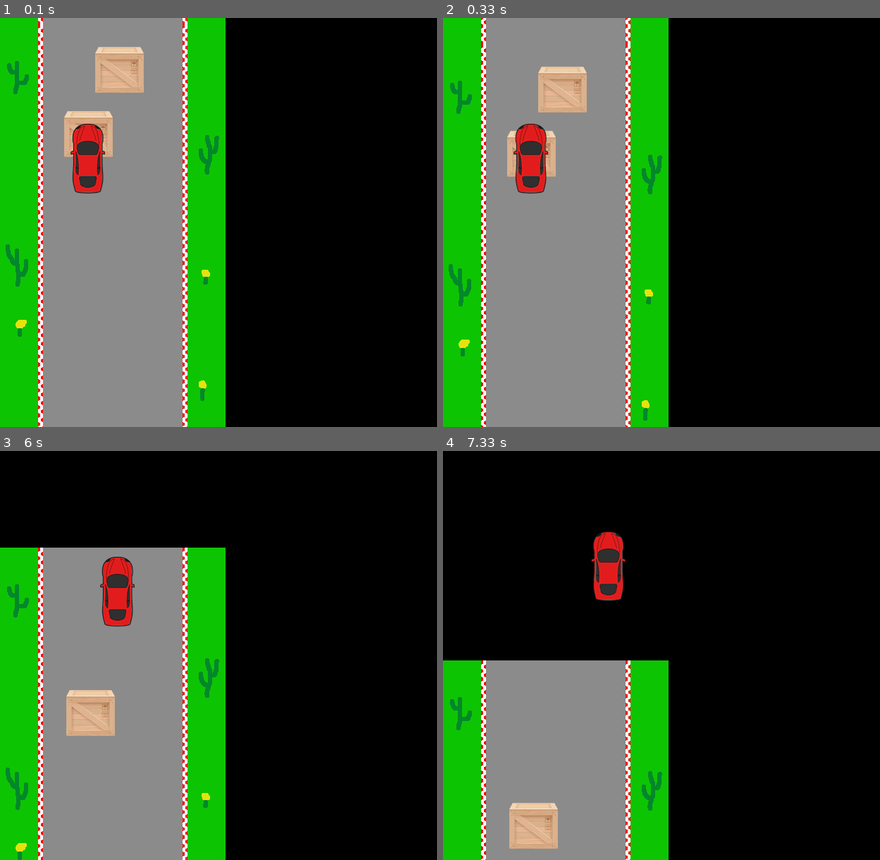
Above: before the commit, frames 1-4 (two rows, left to right).
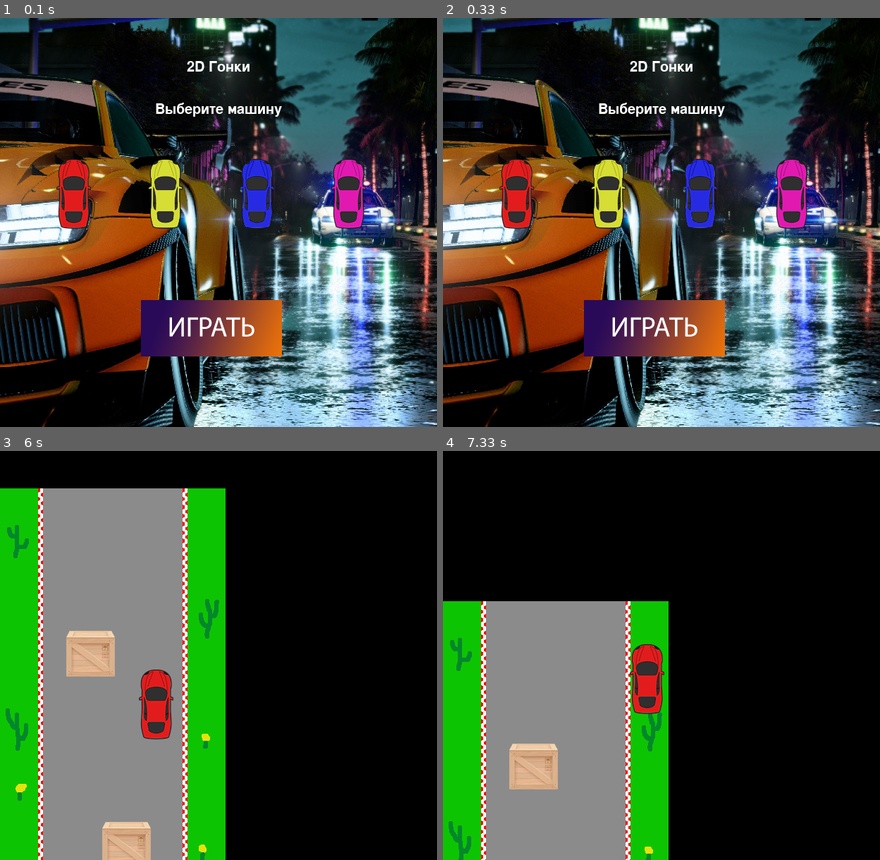
Above: after the commit, the same moments.

Repository: Lidne/PygameProject
Game: pygame game, started from main.py
Two runs of this game, one before a commit and one after it. Both use one fixed random seed, a clock stepped at 60 frames per second and the inputs below.
Inputs (mouse positions are in pixels of both pictures, inside the frame that each line leads up to):
- Up to frame 1 (0.1 s): no input
- Up to frame 2 (0.33 s): no input
- Up to frame 3 (6 s): click (74, 626) at 0.38 s; click (209, 761) at 0.72 s; hold Right 1.17-1.63 s; hold Up 1.67-1.97 s; hold Right 2-2.47 s; hold Left 2.5-3.03 s; hold Down 3.07-3.37 s; hold Left 3.4-3.8 s; hold Up 3.83-4.2 s; hold Right 4.23-4.87 s; hold Down 4.9-5.27 s; hold Left 5.3-5.77 s; hold Right from 5.8 s (still down)
- Up to frame 4 (7.33 s): release Right at 6.27 s; hold Up 6.3-6.6 s; hold Right 6.63-7.1 s; hold Left from 7.13 s (still down)

The runs differ from the first frame. In frame 1, 91% of the frame differs, in the area x 0-100%, y 0-100%; in frame 2, 91%; in frame 3, 14%; in frame 4, 13%.

Commit message:
made menu and added selection of a car

Diff:
--- /dev/null
+++ b/button.py
@@ -0,0 +1,14 @@
+import pygame
+from load_image import load_image
+
+
+class Button(pygame.sprite.Sprite):
+    def __init__(self, cords, sprite_path, *groups):
+        super().__init__(*groups)
+        self.image = load_image(sprite_path)
+        self.rect = self.image.get_rect()
+        self.rect.x = cords[0]
+        self.rect.y = cords[1]
+
+    def button_pressed(self, pos):
+        return self.rect.collidepoint(pos)
--- a/car.py
+++ b/car.py
@@ -4,20 +4,19 @@
 FPS = 60
 
 pygame.init()
-screen = pygame.display.set_mode((1, 1))
+screen = pygame.display.set_mode((620, 580))
 
 
 class Car(pygame.sprite.Sprite):
-    image = load_image('car.png')
     # Пока что используем эту картинку для разработки
     # Рисовать позже будем
 
-    def __init__(self, pos_x, pos_y, *group):
+    def __init__(self, cords, image, *group):
         super().__init__(*group)
-        self.image = Car.image
+        self.image = image
         self.rect = self.image.get_rect()
-        self.rect.x = pos_x
-        self.rect.y = pos_y
+        self.rect.x = cords[0]
+        self.rect.y = cords[1]
         self.v = 150
 
     def update(self, *args):
--- a/main.py
+++ b/main.py
@@ -1,11 +1,14 @@
 import pygame
+import os
 from car import Car
 from road import RoadBlock
 from obstacles import Obstacle
+from start_screen import start_screen
 
 # Понять почему это окно съезжает в угол
 
 if __name__ == '__main__':
+    os.environ['SDL_VIDEO_CENTERED'] = '1'
     pygame.init()
     size = width, height = 620, 580
     screen = pygame.display.set_mode(size)
@@ -15,7 +18,9 @@
     all_sprites = pygame.sprite.Group()
     car_group = pygame.sprite.Group()
     road_blocks = pygame.sprite.Group()
-    car = Car(100, 150, car_group, all_sprites)
+    car_image = start_screen(screen)
+    car = Car((155, 310), car_image, car_group)
+
     for i in range(-580, 1160, 580):
         RoadBlock(0, i, all_sprites, road_blocks)
         print(i)
@@ -26,7 +31,6 @@
 
     fps = 60
     running = True
-
     moving_left = False
     moving_right = False
     moving_up = False
--- /dev/null
+++ b/start_screen.py
@@ -0,0 +1,63 @@
+import sys
+import pygame
+from load_image import load_image
+from car import Car
+from button import Button
+
+FPS = 50
+
+pygame.init()
+clock = pygame.time.Clock()
+
+
+def terminate():
+    pygame.quit()
+    sys.exit()
+
+
+def start_screen(screen):
+    size = width, height = screen.get_rect().w, screen.get_rect().h
+    intro_text = ["2D Гонки", "",
+                  "Выберите машину"]
+
+    fon = pygame.transform.scale(load_image('fon.jpg'), (width, height))
+    screen.blit(fon, (0, 0))
+    font = pygame.font.Font(None, 30)
+    text_coord = 50
+    for line in intro_text:
+        string_rendered = font.render(line, 1, (255, 255, 255))
+        intro_rect = string_rendered.get_rect()
+        text_coord += 10
+        intro_rect.top = text_coord
+        intro_rect.x = width // 2 - intro_rect.w // 2
+        text_coord += intro_rect.height
+        fon.blit(string_rendered, intro_rect)
+
+    car_sprites = pygame.sprite.Group()
+    buttons = pygame.sprite.Group()
+    btn = Button((200, 400), 'start_button.png', buttons)
+
+    for i in range(4):
+        Car((80 + i * 130, 200), load_image(f'car{i}.png'), car_sprites)
+
+    selected_car = None
+    selection_rect = pygame.Rect(-10, -10, 1, 1)
+
+    while True:
+        screen.blit(fon, (0, 0))
+        for event in pygame.event.get():
+            if event.type == pygame.QUIT:
+                terminate()
+            elif event.type == pygame.MOUSEBUTTONDOWN:
+                for car in car_sprites:
+                    if car.rect.collidepoint(event.pos):
+                        selected_car = car
+                        selection_rect = selected_car.rect
+                if btn.button_pressed(event.pos) and selected_car is not None:
+                    return selected_car.image
+
+        pygame.draw.rect(screen, (255, 255, 255), selection_rect)
+        car_sprites.draw(screen)
+        buttons.draw(screen)
+        pygame.display.flip()
+        clock.tick(FPS)
Renamed: data/car.png -> data/car0.png
Binary file added: data/fon.jpg
Binary file added: data/start_button.png
